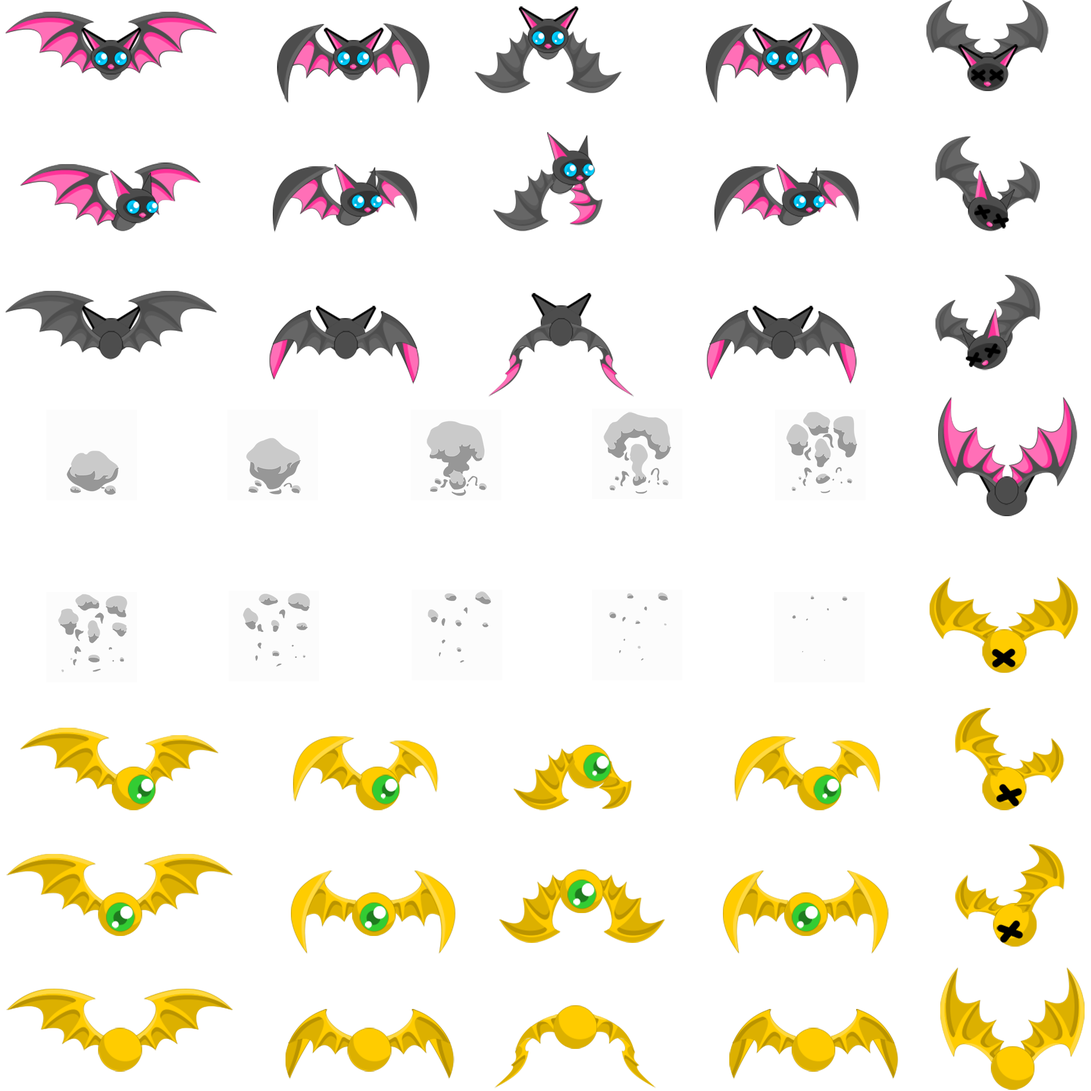
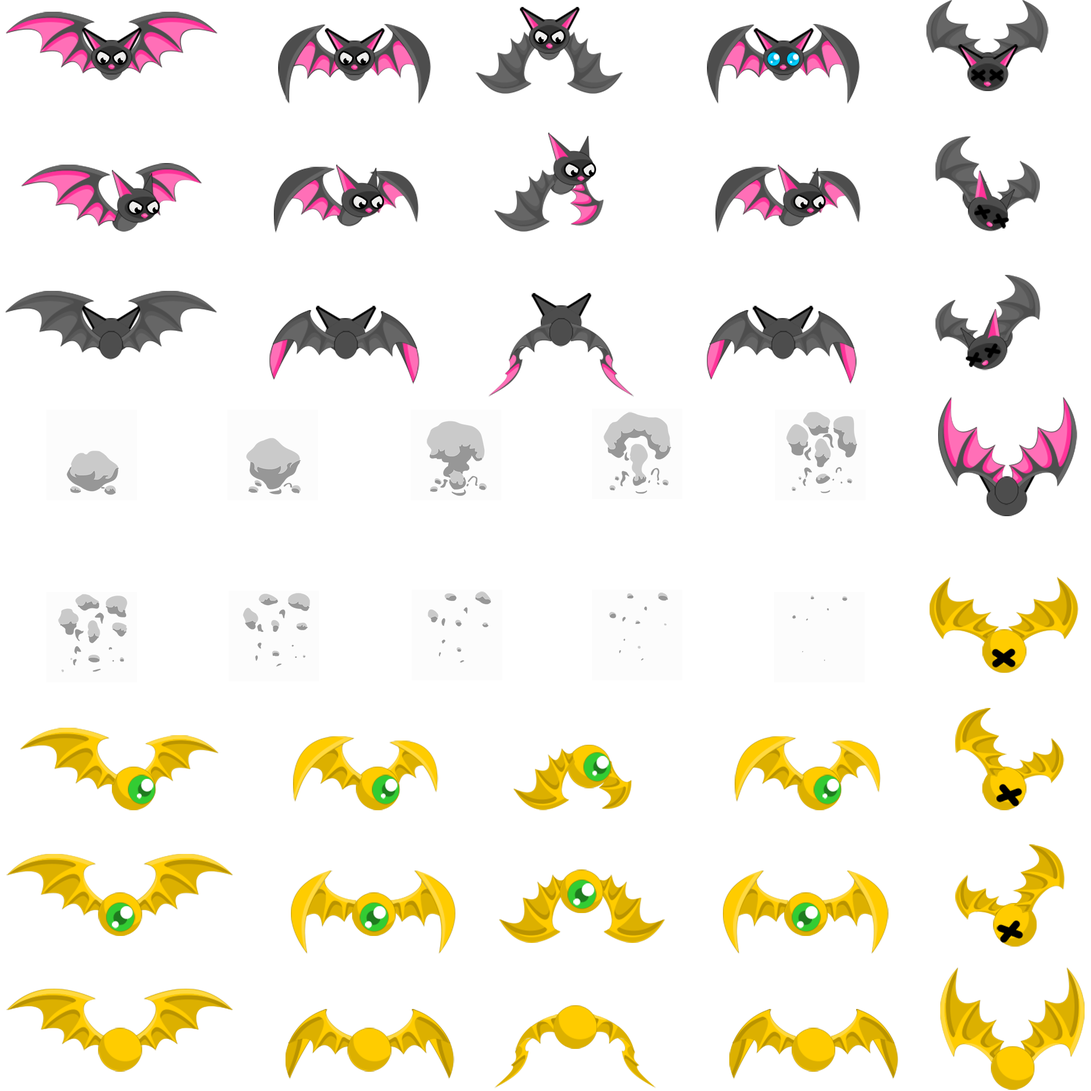
Revision of a layered w=1091, h=1091 image; what changed, layer by layer:
added layer "Dropped Buffer #11" above "bats copy.png" over [5, 6, 862, 233]
painted on "bats copy.png" over [5, 6, 861, 233]
